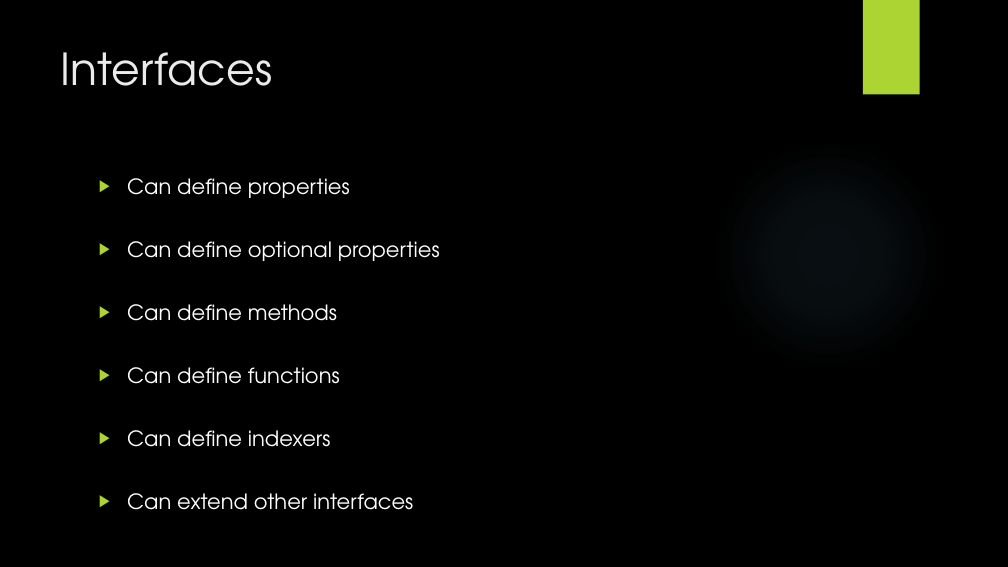
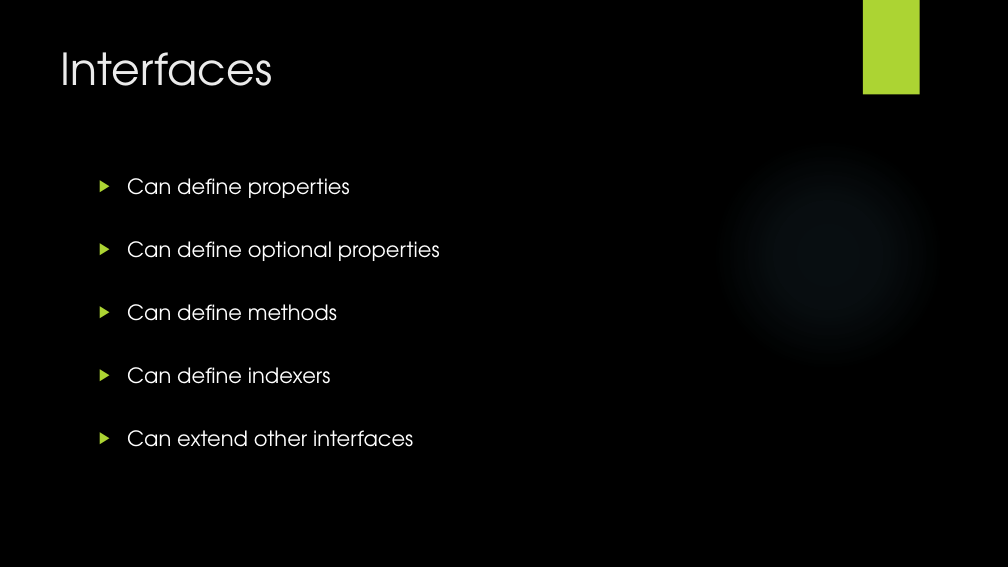
Before and after one commit to IvanPetkovPetkov/TypeScript-Template, a slide deck: slide 4 of TypeScriptFundamentals.pptx. Drawn at 1008x567 pixels with LibreOffice and Linux fonts; fonts in the diff are those of the drawing; background and template pictures are left out. Boxes give left, top, right and bottom in pixels: in the first picture for what was removed or moved away, otherwise in the second. Text is boxed around its words. In the diff, an @@ line names an element or a change of style, - is before the commit and + after.

```diff
--- a/TypeScriptFundamentals.pptx
+++ b/TypeScriptFundamentals.pptx
@@ text at [127, 367, 340, 384]: paragraph removed @@
-▶ Can define functions
```
Also in this commit, not shown: 1 other slide changed, 36 other files.
